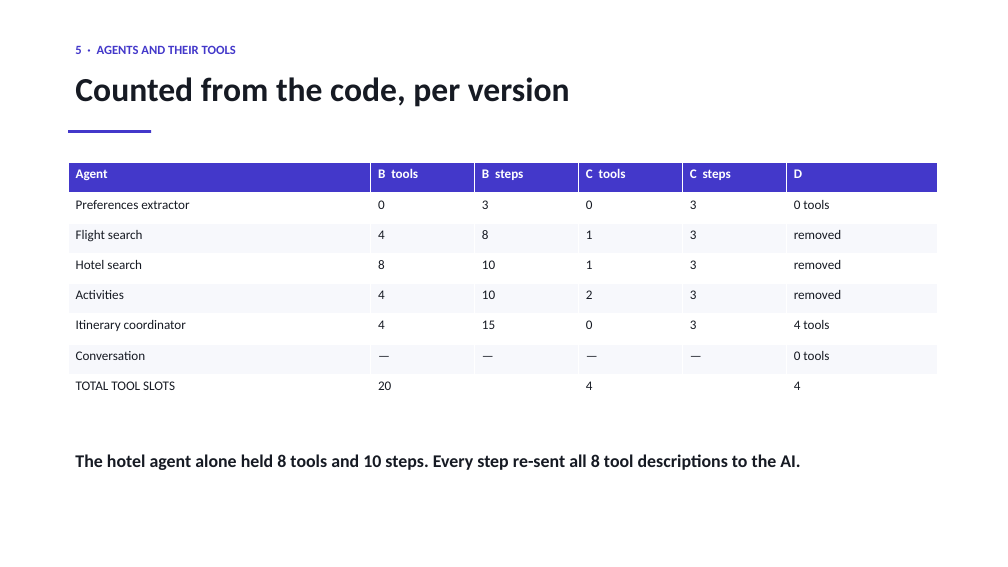
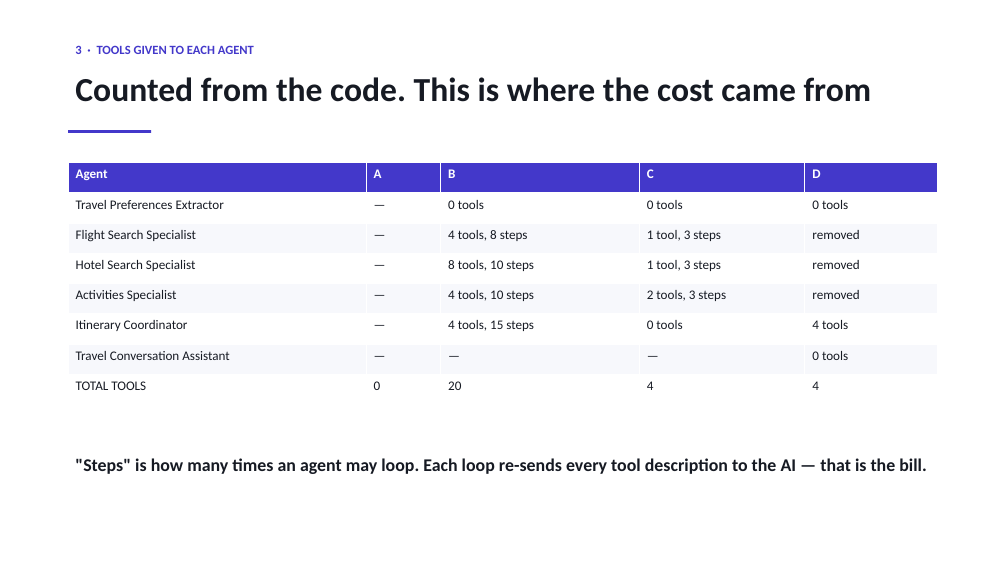
Before and after one commit to sherali143/Trip-Planner, a slide deck: slide 4 of submission/CMP7200_Viva_Presentation.pptx (slide 6 before the commit). Drawn at 1008x567 pixels with LibreOffice and Linux fonts; fonts in the diff are those of the drawing. Boxes give left, top, right and bottom in pixels: in the first picture for what was removed or moved away, otherwise in the second. Text is boxed around its words. In the diff, an @@ line names an element or a change of style, - is before the commit and + after.

```diff
--- a/submission/CMP7200_Viva_Presentation.pptx
+++ b/submission/CMP7200_Viva_Presentation.pptx
@@ text at bbox=[75, 45, 254, 54]: text changed @@
-5 · AGENTS AND THEIR TOOLS
+3 · TOOLS GIVEN TO EACH AGENT
@@ text at bbox=[75, 77, 872, 102]: text changed @@
-Counted from the code, per version
+Counted from the code. This is where the cost came from
@@ table at bbox=[68, 163, 938, 405] @@
-column 1: Agent | Preferences extractor | Flight search | Hotel search | Activities | Itinerary coordinator | Conversation | TOTAL TOOL SLOTS
-column 2: B tools | 0 | 4 | 8 | 4 | 4 | — | 20
-column 3: B steps | 3 | 8 | 10 | 10 | 15 | — | 
-column 4: C tools | 0 | 1 | 1 | 2 | 0 | — | 4
-column 5: C steps | 3 | 3 | 3 | 3 | 3 | — | 
+column 1: Agent | Travel Preferences Extractor | Flight Search Specialist | Hotel Search Specialist | Activities Specialist | Itinerary Coordinator | Travel Conversation Assistant | TOTAL TOOLS
+column 2: A | — | — | — | — | — | — | 0
+column 3: B | 0 tools | 4 tools, 8 steps | 8 tools, 10 steps | 4 tools, 10 steps | 4 tools, 15 steps | — | 20
+column 4: C | 0 tools | 1 tool, 3 steps | 1 tool, 3 steps | 2 tools, 3 steps | 0 tools | — | 4
@@ text at bbox=[75, 458, 927, 474]: text changed @@
-The hotel agent alone held 8 tools and 10 steps. Every step re-sent all 8 tool descriptions to the AI.
+"Steps" is how many times an agent may loop. Each loop re-sends every tool description to the AI — that is the bill.
```
Also in this commit, not shown: 5 other slides changed, 4 slides added, 9 slides removed, 3 other files.
